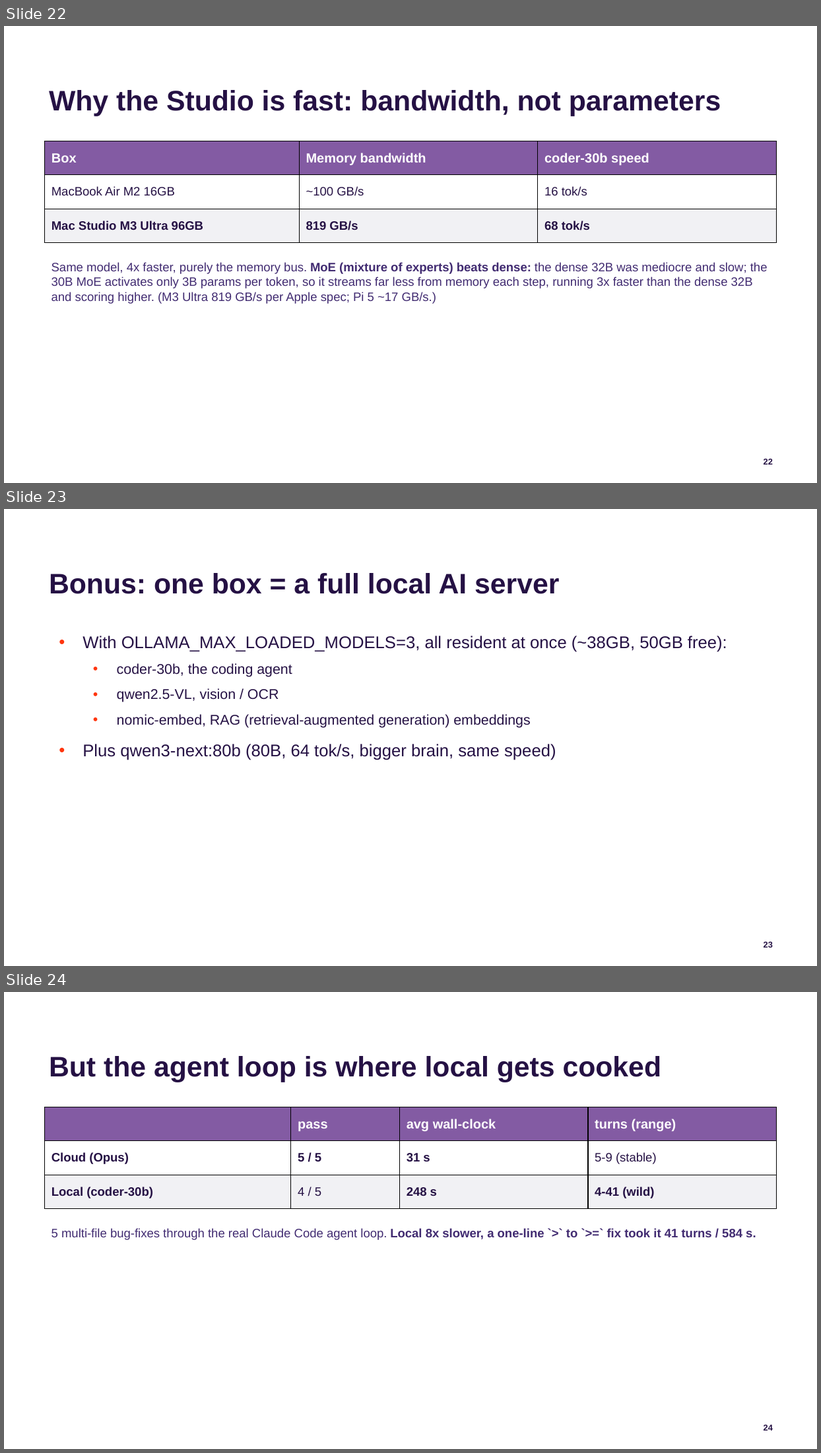
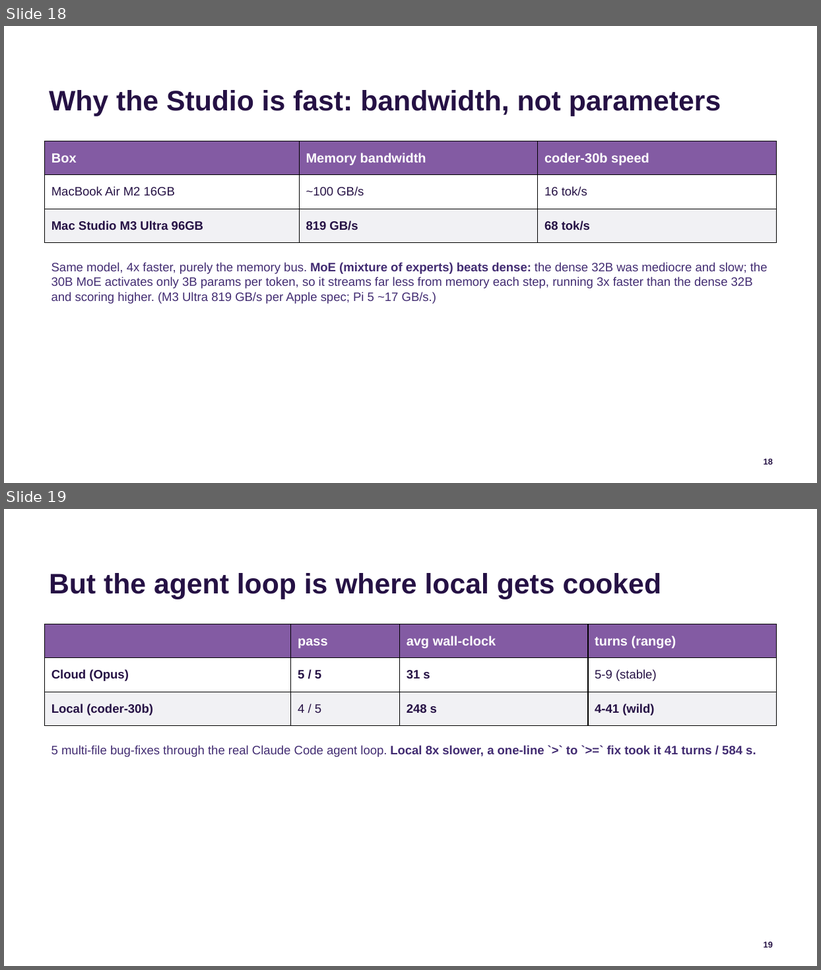
Before and after one commit to jconnolly/local-llm-pi5, a slide deck: local-llm-datasociety.pptx. Shown one above the other, each under a label of ours: slides 22, 23 and 24 before the commit, slides 18 and 19 after it. The pictures are 821x1453 and 821x970 pixels, drawn with LibreOffice and Linux fonts; fonts in the diff are those of the drawing; background and template pictures are left out. Boxes give left, top, right and bottom in pixels: in the first picture for what was removed or moved away, otherwise in the second. Text is boxed around its words. In the diff, an @@ line names an element or a change of style, - is before the commit and + after.

```diff
--- a/local-llm-datasociety.pptx
+++ b/local-llm-datasociety.pptx
@@ slide 23 removed at [4,509,817,966], background #FFFFFF; not listed: 1 template element that a slide beside it also shows @@
@@ title removed at [49,573,559,594] @@
-Bonus: one box = a full local AI server
@@ text removed at [83,636,727,760] @@
-• With OLLAMA_MAX_LOADED_MODELS=3, all resident at once (~38GB, 50GB free):
-  • coder-30b, the coding agent
-  • qwen2.5-VL, vision / OCR
-  • nomic-embed, RAG (retrieval-augmented generation) embeddings
-• Plus qwen3-next:80b (80B, 64 tok/s, bigger brain, same speed)
@@ what was slide 22 is now slide 18 @@
@@ page number at [764,459,773,465]: text changed @@
-22
+18
@@ what was slide 24 is now slide 19 @@
@@ page number at [764,942,773,948]: text changed @@
-24
+19
```
Also in this commit, not shown: 4 slides changed, 10 other slides removed, 3 other files.
